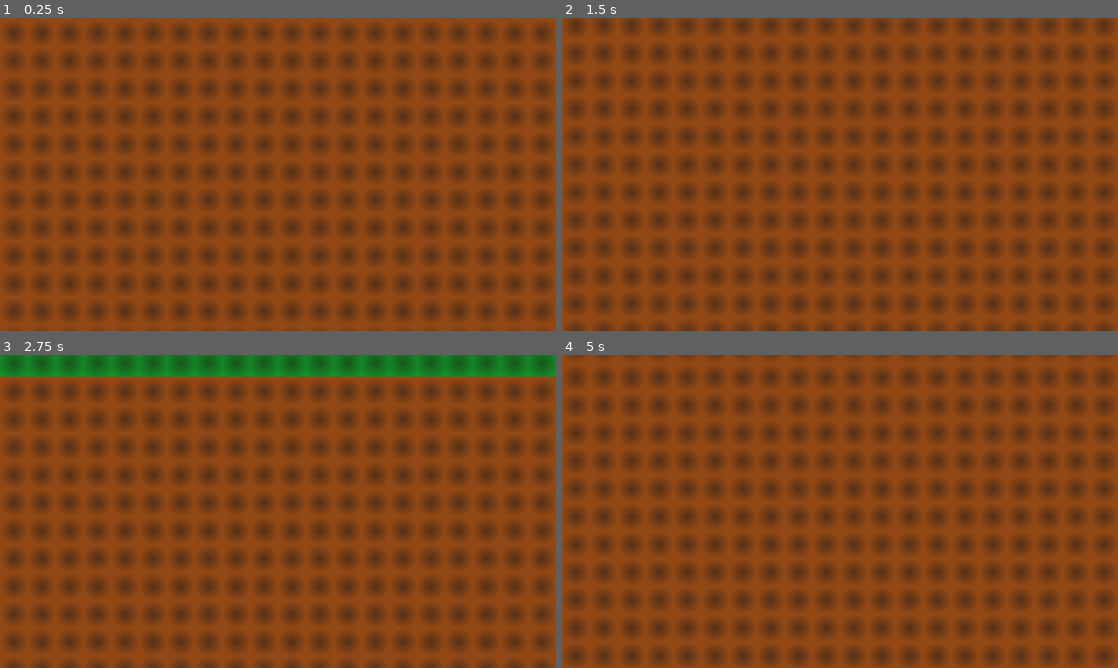
Above: before the commit, frames 1-4 (two rows, left to right).
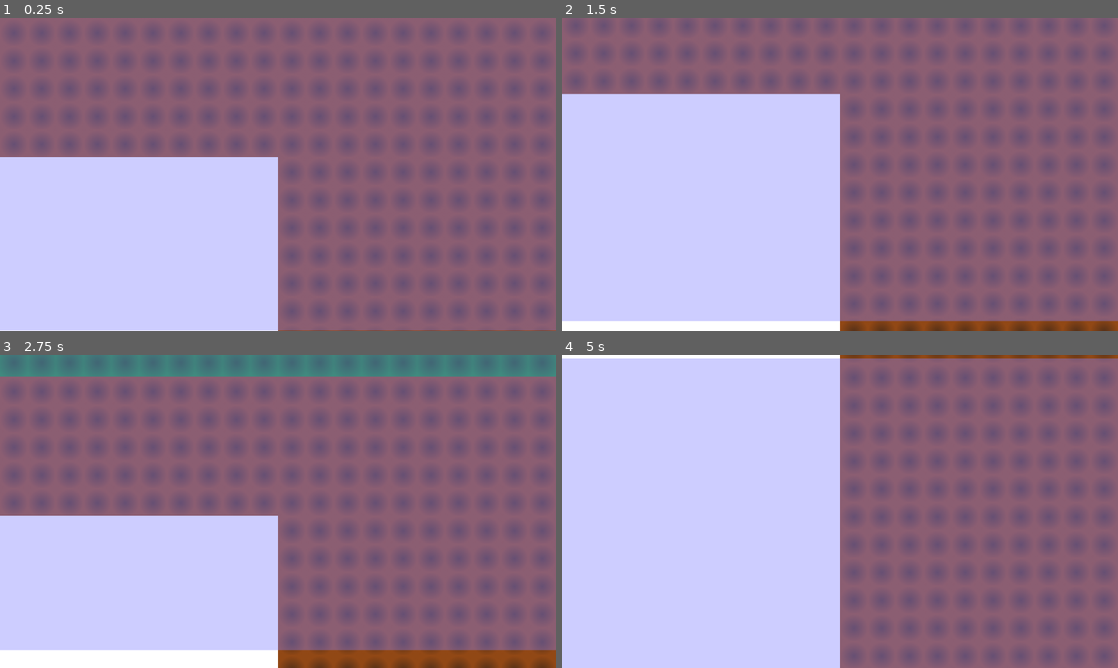
Above: after the commit, the same moments.

Repository: pauloBFalmeida/projetoProgramacaoAplicada
Game: Godot game, scene res://cenas/jogo/jogo.tscn
The game is run twice, just before and just after one commit, with the same random seed, the same clock (stepped at 60 frames per second) and the same inputs. This scene is started directly instead of the project's main scene.
Inputs (mouse positions are in pixels of both pictures, inside the frame that each line leads up to):
- Up to frame 1 (0.25 s): no input
- Up to frame 2 (1.5 s): tap Enter at 0.5 s; drag from (840, 174) to (895, 105) at 0.52 s; drag from (728, 190) to (812, 237) at 1.27 s
- Up to frame 3 (2.75 s): move the mouse to (333, 442) at 2.02 s; hold Up (ui_up) from 2.03 s (still down)
- Up to frame 4 (5 s): release Up (ui_up) at 2.75 s; drag from (812, 574) to (673, 464) at 2.77 s; move the mouse to (1006, 558) at 3.52 s; hold Down (ui_down) 3.53-4.25 s; drag from (673, 464) to (756, 433) at 4.27 s

The runs differ from the first frame. In frame 1, 100% of the frame differs, in the area x 0-100%, y 0-100%; in frame 2, 98%; in frame 3, 97%; in frame 4, 99%.

Commit message:
feat: Add background expansivel ate a camera

Diff:
--- a/projetoGodot/minha_toca_minha_vida/_debug/camera_2d.gd
+++ b/projetoGodot/minha_toca_minha_vida/_debug/camera_2d.gd
@@ -20,6 +20,8 @@
 	position += direcao / zoom
 	_limitar_posicao()
 
+@onready var sprite_2d: Sprite2D = $Sprite2D
+@onready var sprite_2d_scale: Vector2 = sprite_2d.scale
 func zoom_posicao(fator_zoom: float, pos_tela: Vector2) -> void:
 	var zoom_antigo := zoom.x
 	var zoom_novo := clampf(zoom_antigo * fator_zoom, min_zoom, max_zoom)
@@ -30,6 +32,7 @@
 	position += offset / zoom_antigo - offset / zoom_novo
 
 	zoom = Vector2.ONE * zoom_novo
+	sprite_2d.scale = sprite_2d_scale / zoom
 
 
 func _limitar_posicao() -> void:
--- /dev/null
+++ b/projetoGodot/minha_toca_minha_vida/cenas/jogo/background/background.gd
@@ -0,0 +1,25 @@
+class_name Background
+extends Node2D
+
+## Quantidade de linhas de tiles extras alem da global_pos_final
+@export var tiles_extras_vert := 4
+
+var global_pos_final_y : float = 100
+
+@onready var tile_map_layer: TileMapLayer = $TileMapLayer
+
+func aumentar_ate(global_pos: Vector2) -> void:
+	if global_pos.y <= global_pos_final_y: return
+
+	var tile_pos := tile_map_layer.local_to_map(tile_map_layer.to_local(global_pos))
+	var tile_pos_final := tile_map_layer.local_to_map(tile_map_layer.to_local(Vector2(0, global_pos_final_y)))
+
+	var linha : int = tile_pos.y
+	var linha_final : int = tile_pos_final.y
+
+	for y in range(linha_final+tiles_extras_vert, linha+tiles_extras_vert):
+		for x in range(-1, 10):
+			var tile := Vector2(x, y)
+			tile_map_layer.set_cell(tile, 0, Vector2i.ZERO)
+
+	global_pos_final_y = global_pos.y
--- a/projetoGodot/minha_toca_minha_vida/cenas/jogo/background/background.tscn
+++ b/projetoGodot/minha_toca_minha_vida/cenas/jogo/background/background.tscn
@@ -1,5 +1,6 @@
 [gd_scene format=4 uid="uid://dri00l5qnrfw0"]
 
+[ext_resource type="Script" uid="uid://sq1oh7lic2ep" path="res://cenas/jogo/background/background.gd" id="1_7yi0p"]
 [ext_resource type="Texture2D" uid="uid://b0w4qbk321ky2" path="res://_debug/tempo_assets/tile_branco.png" id="1_xtbmu"]
 [ext_resource type="Texture2D" uid="uid://rqe66j8kyk24" path="res://_debug/tempo_assets/tile_ceu.png" id="2_7yi0p"]
 [ext_resource type="Texture2D" uid="uid://j2tkgw53gjur" path="res://_debug/tempo_assets/tile_chao.png" id="3_ywmka"]
@@ -33,6 +34,7 @@
 sources/3 = SubResource("TileSetAtlasSource_k85cr")
 
 [node name="Background" type="Node2D" unique_id=1396030159]
+script = ExtResource("1_7yi0p")
 
 [node name="TileMapLayer" type="TileMapLayer" parent="." unique_id=141625300]
 scale = Vector2(0.25, 0.25)
--- /dev/null
+++ b/projetoGodot/minha_toca_minha_vida/cenas/jogo/jogo.gd
@@ -0,0 +1,10 @@
+class_name Jogo
+extends Node
+
+@onready var background: Background = $Mundo/Background
+@onready var camera_2d: Camera2D = $Mundo/Camera2D
+
+func _process(delta: float) -> void:
+	var pos := camera_2d.global_position
+	pos.y += 720
+	background.aumentar_ate(pos)
--- a/projetoGodot/minha_toca_minha_vida/cenas/jogo/jogo.tscn
+++ b/projetoGodot/minha_toca_minha_vida/cenas/jogo/jogo.tscn
@@ -2,10 +2,12 @@
 
 [ext_resource type="PackedScene" uid="uid://dri00l5qnrfw0" path="res://cenas/jogo/background/background.tscn" id="1_l68gw"]
 [ext_resource type="Script" uid="uid://bnoekw8wktu7q" path="res://_debug/camera_2d.gd" id="1_teb2g"]
+[ext_resource type="Script" uid="uid://243tft8t5pcl" path="res://cenas/jogo/jogo.gd" id="1_tgo76"]
 [ext_resource type="Texture2D" uid="uid://b0w4qbk321ky2" path="res://_debug/tempo_assets/tile_branco.png" id="4_teb2g"]
 [ext_resource type="PackedScene" uid="uid://devghcyxloprj" path="res://cenas/jogo/UI/ui_jogo.tscn" id="6_0qu2t"]
 
 [node name="Jogo" type="Node" unique_id=1130431866]
+script = ExtResource("1_tgo76")
 
 [node name="Mundo" type="Node2D" parent="." unique_id=1311568129]
 
@@ -21,6 +23,12 @@
 drag_horizontal_enabled = true
 script = ExtResource("1_teb2g")
 
+[node name="Sprite2D" type="Sprite2D" parent="Mundo/Camera2D" unique_id=474159871]
+modulate = Color(0.5083332, 0.5, 1, 0.39607844)
+scale = Vector2(5, 2.807)
+texture = ExtResource("4_teb2g")
+centered = false
+
 [node name="UI" parent="." unique_id=1303200733 instance=ExtResource("6_0qu2t")]
 
 [node name="MovimentoCamera" parent="UI" index="0" unique_id=642088271 node_paths=PackedStringArray("camera")]
Not shown, added: projetoGodot/minha_toca_minha_vida/cenas/jogo/background/background.gd.uid
Not shown, added: projetoGodot/minha_toca_minha_vida/cenas/jogo/jogo.gd.uid
